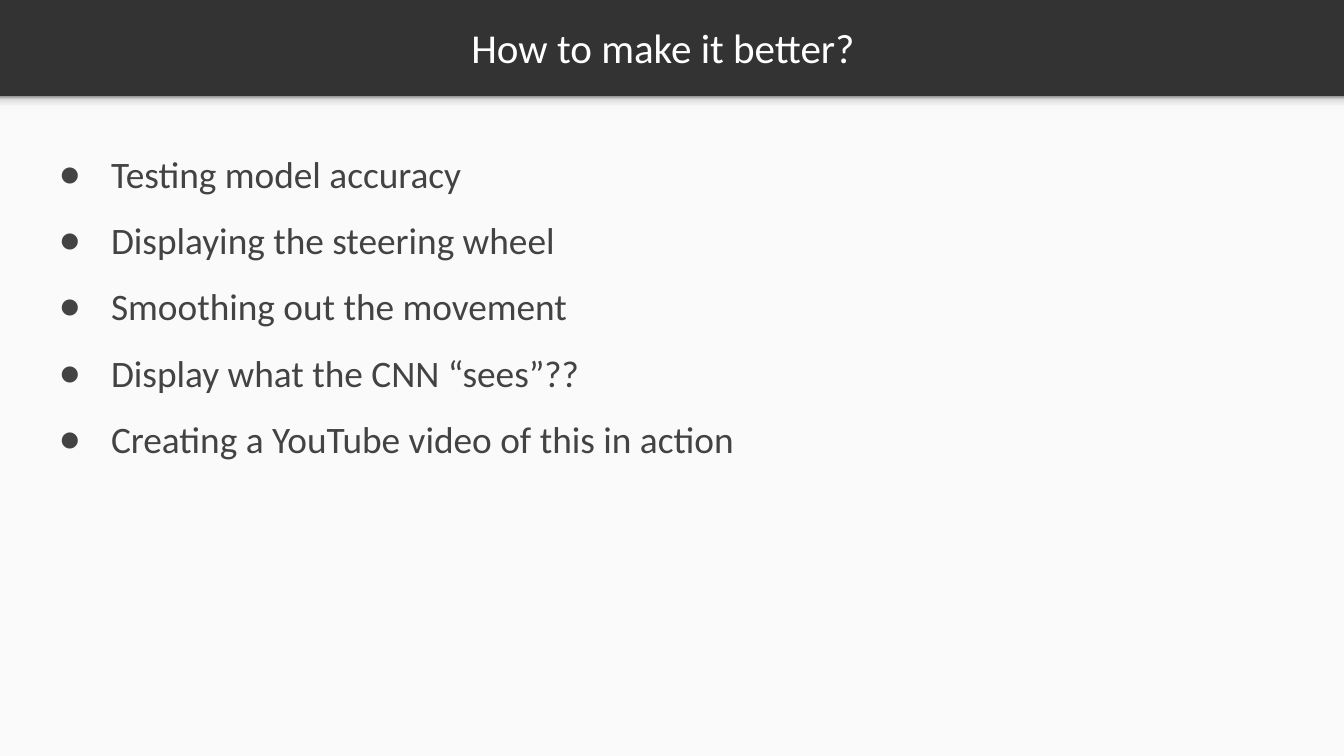
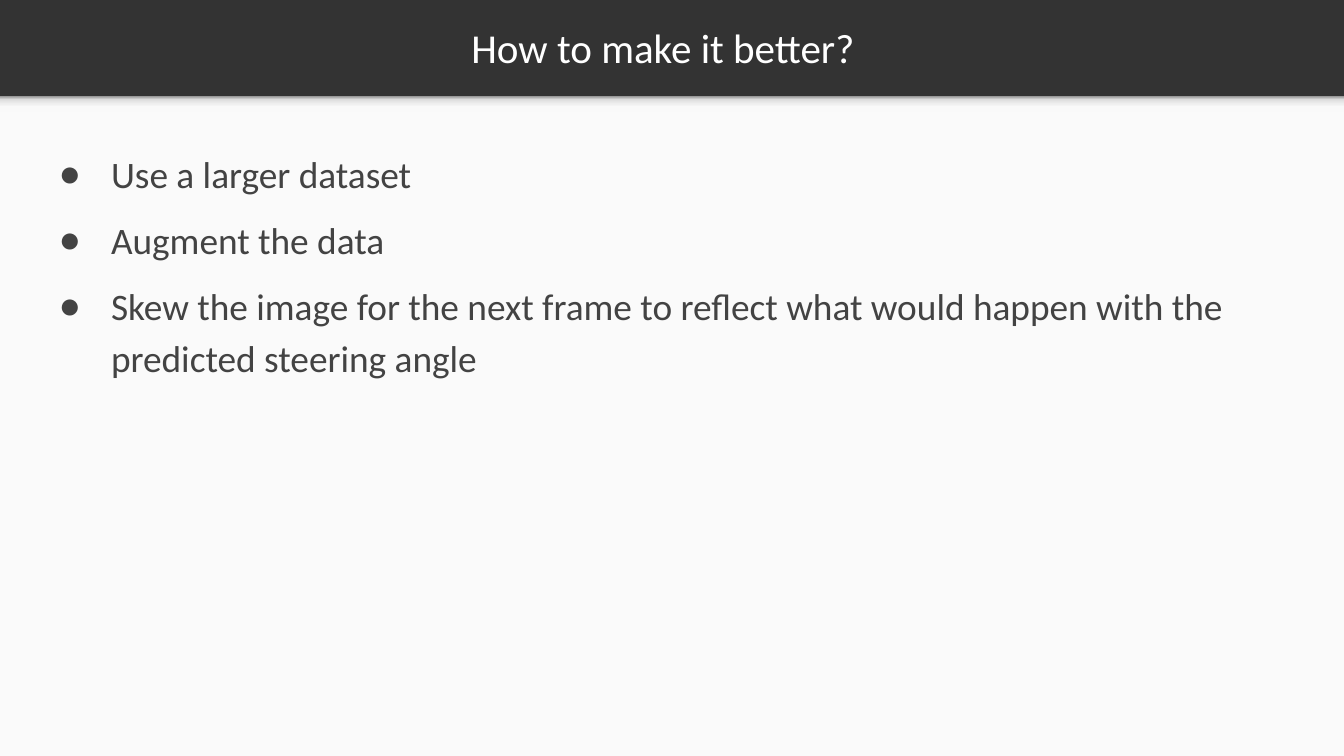
Before and after one commit to markstrefford/1.-Learning-Python-AI-by-Example, a slide deck: slide 23 of 4. Predicting the steering angle of a car/Slides/4.1.pptx. Drawn at 1344x756 pixels with LibreOffice and Linux fonts; fonts in the diff are those of the drawing. Boxes give left, top, right and bottom in pixels: in the first picture for what was removed or moved away, otherwise in the second. Text is boxed around its words. In the diff, an @@ line names an element or a change of style, - is before the commit and + after.

```diff
--- a/4. Predicting the steering angle of a car/Slides/4.1.pptx
+++ b/4. Predicting the steering angle of a car/Slides/4.1.pptx
@@ text at bbox=[111, 162, 1223, 379]: text changed @@
-● Testing model accuracy
-● Displaying the steering wheel
-● Smoothing out the movement
-● Display what the CNN “sees”??
-● Creating a YouTube video of this in action
+● Use a larger dataset
+● Augment the data
+● Skew the image for the next frame to reflect what would happen with the predicted steering angle
```
Also in this commit, not shown: 1 other slide changed, 2 other files.
